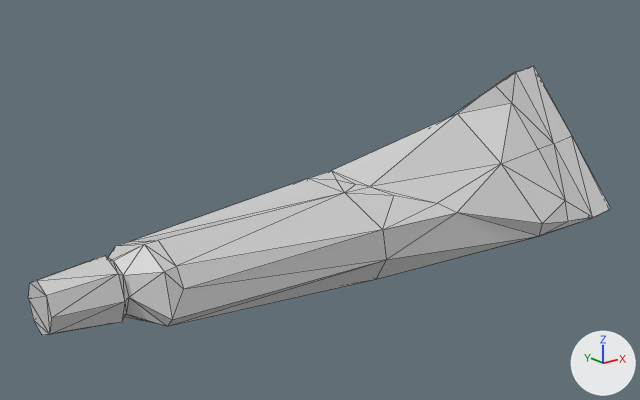
A saved change to the COLLADA model clean/CleanKit.scnassets/props/CKToothpaste.dae.
One viewpoint serves both versions: a camera (50 mm lens) standing at (-4.77, -5.42, 2.83) and looking at (-0.38, 0.08, 0.64). The axes (+X, +Y, +Z) are drawn at lower right. The lights are the same throughout. Mesh edges are drawn as thin lines. Where no turn or scale is listed for an object, it has been applied to the vertices.
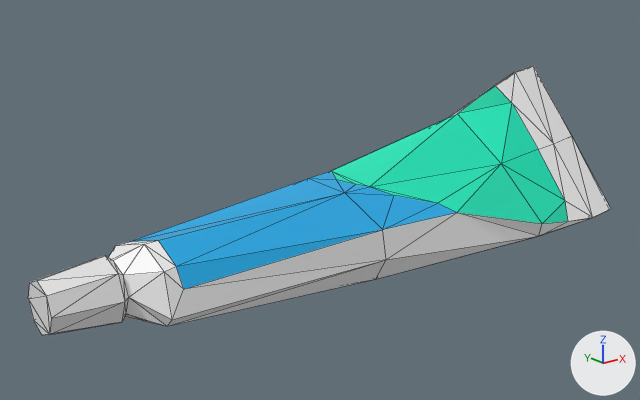
Pixel boxes (x1, y1, x2, y2) of what changed, in the pictures (640 x 400 px):
'Cylinder_005', surface changed
    both: (28, 65, 611, 335)

Patch to the scene script:
```diff
--- a/clean/CleanKit.scnassets/props/CKToothpaste.dae.py
+++ b/clean/CleanKit.scnassets/props/CKToothpaste.dae.py
@@ img_cktoothpaste_png @@
+img_cktoothpaste_png = load_image('CKToothpaste.png', 'textures/CKToothpaste.png', 100, 100, 'sRGB')
@@ mat_tube @@
 mat_tube = principled_material('Tube')
-mat_tube.base_color = (0.64, 0.64, 0.64)  # light grey #d1d1d1
+mat_tube.texture = img_cktoothpaste_png
 mat_tube.roughness = 0.44
@@ mat_blue @@
 mat_blue = principled_material('Blue')
-mat_blue.base_color = (0.64, 0.64, 0.64)  # light grey #d1d1d1
+mat_blue.texture = img_cktoothpaste_png
 mat_blue.roughness = 0.44
@@ mat_green @@
 mat_green = principled_material('Green')
-mat_green.base_color = (0.64, 0.64, 0.64)  # light grey #d1d1d1
+mat_green.texture = img_cktoothpaste_png
 mat_green.roughness = 0.44
```
